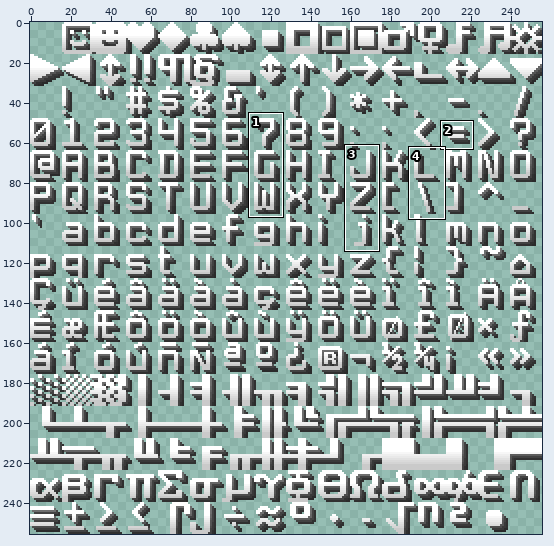
Edited in one commit: sprite sheet (out/Badlion Text Shadow/assets/minecraft/font/ascii.png). The picture above shows the old version from afar; the outline marks the close-up.
Close-up. Before the commit:
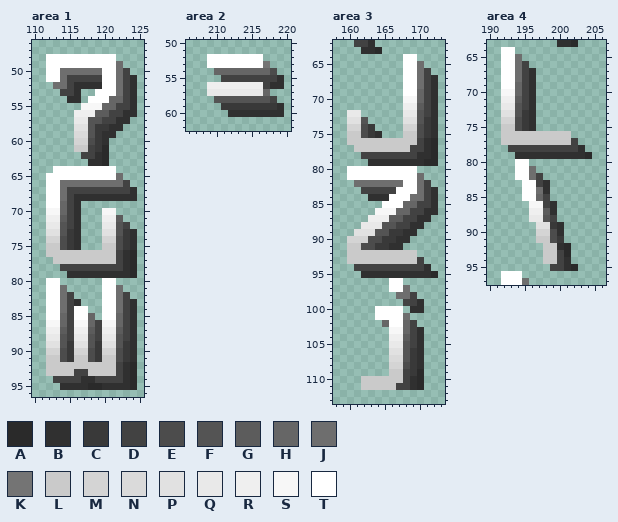
The file is 256x256 pixels. Pixels under 10% opacity are left out. Colours within 5 levels of each other are drawn and written as one. Shown: area 1: x 110..125, y 46..96; area 2: x 206..220, y 50..62; area 3: x 158..173, y 62..113; area 4: x 190..206, y 63..97. The commit also changed other parts of the picture, which this record leaves out.
Palette (. is transparent): A #2a2a2a  B #303030  C #393939  D #424242  E #4c4c4c  F #545454  G #5c5c5c  H #666666  J #6e6e6e  K #747474  L #cacaca  M #d4d4d4  N #dadada  P #e1e1e1  Q #e9e9e9  R #efefef  S #f7f7f7  T #ffffff
Pixels before, area 1, first column x 112:
48 TTTTTTTTTT...
49 TTTTTTTTTTJ..
50 TTJJJJJJTTJD.
51 TTJDDDDDTTJDB
52 .JJDBBBBTTJDB
53 ..DDB..TTTJDB
54 ...BB.TTTHHDB
55 .....SSSHHDDB
56 ....RRRGGDDBB
57 ....QQFFDDBB.
58 ....PPFCCBB..
59 ....NNFCBB...
60 ....MMECB....
61 ....LLDCA....
62 .....DDBA....
63 ......BBA....
64 .TTTTTTTTT...
65 TTTTTTTTTTJ..
66 TTJJJJJJJJJD.
67 TTJDDDDDDDDDB
68 TTJDBBBBBBBBB
69 TTHDB........
70 SSHDB...SS...
71 RRGDB...RRG..
72 QQFDB...QQFD.
73 PPFCB...PPFCB
74 MMECB...MMECB
75 LLECB...LLECB
76 LLLLLLLLLLDBA
77 .LLLLLLLLLDBA
78 ..DDDDDDDDDBA
79 ...BBBBBBBBBA
80 TT......TT...
81 TTJ.....TTJ..
82 TTJD....TTJD.
83 TTJDB...TTJDB
84 TTJDTT..TTJDB
85 TTHDTTH.TTHDB
86 SSHDSSHDSSHDB
87 RRGDRRGDRRGDB
88 QQFDQQFDQQFDB
89 PPFCPPFCPPFCB
90 MMECMMECMMECB
91 LLECLLECLLECB
92 LLLLLLLLLLDBA
93 LLLLDDLLLLDBA
94 .DDDDBBDDDDBA
95 ..BBBBAABBBBA
Pixels before, area 2, first column x 209:
52 TTTTTTTT...
53 TTTTTTTTK..
54 .HHHHHHHHE.
55 ..DDDDDDDDB
56 RRRRRRRRDBB
57 QQQQQQQQH..
58 .FFFFFFFFD.
59 ..CCCCCCCCB
60 ...BBBBBBBB
Pixels before, area 3, first column x 160:
 62 .DDB.........
 63 ..BBA........
 64 ........TT...
 65 ........TTJ..
 66 ........TTJD.
 67 ........TTJDB
 68 ........TTJDB
 69 ........TTHDB
 70 ........SSHDB
 71 ........RRGDB
 72 QQ......QQFDB
 73 PPF.....PPFCB
 74 MMEC....MMECB
 75 LLECB...LLECB
 76 LLLLLLLLLLDBA
 77 .LLLLLLLLDDBA
 78 ..DDDDDDDDBBA
 79 ...BBBBBBBBAA
 80 TTTTTTTTTT...
 81 TTTTTTTTTTJ..
 82 .JJJJJJJTTJD.
 83 ..DDDDDTTTJDB
 84 ...BBBTTTJJDB
 85 .....TTTHHDDB
 86 ....SSSHHDDBB
 87 ...RRRGGDDBB.
 88 ..QQQFFDDBB..
 89 .PPPFFCCBB...
 90 MMMEECCBB....
 91 LLEECCBB.....
 92 LLLLLLLLLL...
 93 LLLLLLLLLLD..
 94 .DDDDDDDDDDB.
 95 ..BBBBBBBBBBA
 96 ......TT.....
 97 ......TTJ....
 98 .......JJD...
 99 ........DDB..
100 ....TTTT.BB..
101 ....TTTTJ....
102 .....HTTHD...
103 ......SSHDB..
104 ......RRGDB..
105 ......QQFDB..
106 ......PPFCB..
107 ......NNFCB..
108 ......MMECB..
109 ......LLDCA..
110 ..LLLLLLDBA..
111 ..LLLLLDDBA..
Pixels before, area 4, first column x 192:
63 ........BBA..
64 TT...........
65 TTJ..........
66 TTJD.........
67 TTJDB........
68 TTJDB........
69 TTHDB........
70 SSHDB........
71 RRGDB........
72 QQFDB........
73 PPFCB........
74 MMECB........
75 LLECB........
76 LLLLLLLLLL...
77 LLLLLLLLLLD..
78 .DDDDDDDDDDB.
79 ..BBBBBBBBBBA
80 ..TT.........
81 ..TTJ........
82 ..TTJD.......
83 ...TTDB......
84 ...TTJB......
85 ...TTHD......
86 ....SSDB.....
87 ....RRGB.....
88 ....QQFD.....
89 .....PPCB....
90 .....MMEB....
91 .....LLEC....
92 ......LLBA...
93 ......LLDA...
94 ......LLDB...
95 .......DDBA..
96 TTT..........
97 TTTJ.........
After:
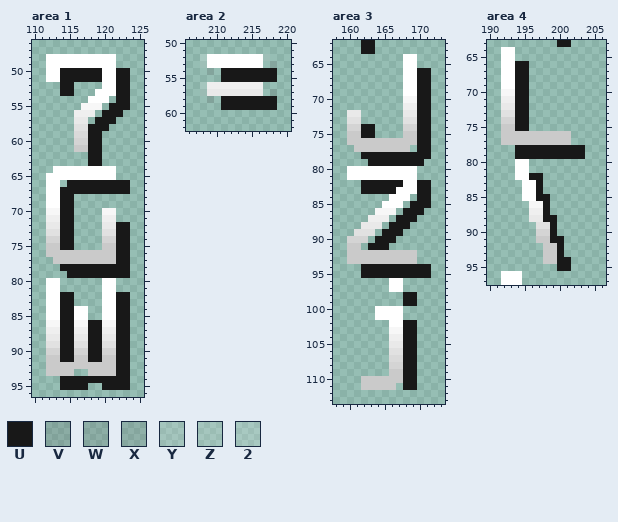
Colours new in this view: U #181818  V #5757572c  W #6161612c  X #6c6c6c2c  Y #e9e9e92c  Z #efefef2c  2 #ffffff2c
Changes in this commit:
Changed rows in their new state; - is an unchanged pixel.
Area 1:
first column x 113:
49 ---------.--
50 -UUUUUU--UU-
51 -UUUUUU--UU.
52 .UU....--UU.
53 -UU.-----UU.
54 --..----.UU.
55 -------.UUU.
56 ------.UUU..
57 -----.UUU..-
58 -----UUU..--
59 -----UU..---
60 -----UU.----
61 -----UU.----
62 ----.UU.----
63 -----UU.----
65 ---------.--
66 -.UUUUUUUUU-
67 -UUUUUUUUUU.
68 -UU.........
69 -UU.--------
70 -UU.--------
71 -UU.-----.--
72 -UU.-----UU-
73 -UU.-----UU.
74 -UU.-----UU.
75 -UU.-----UU.
76 ---------UU.
77 ---------UU.
78 -UUUUUUUUUU.
79 --UUUUUUUUU.
81 -.-------.--
82 -UU------UU-
83 -UU.-----UU.
84 -UU------UU.
85 -UU--.---UU.
86 -UU--UU--UU.
87 -UU--UU--UU.
88 -UU--UU--UU.
89 -UU--UU--UU.
90 -UU--UU--UU.
91 -UU--UU--UU.
92 ---------UU.
93 ---..----UU.
94 .UUUUUUUUUU.
95 -UUUU..UUUU.
Area 2:
first column x 208:
52 2--------2--
53 2--------.X-
54 -W.UUUUUUUU-
55 ---UUUUUUUU.
56 Z--------...
57 Y--------.V-
58 -V.UUUUUUUU-
59 ---UUUUUUUU.
60 ----........
Area 3:
first column x 161:
 62 .UU---------
 63 -UU.--------
 65 ---------.--
 66 ---------UU-
 67 ---------UU.
 68 ---------UU.
 69 ---------UU.
 70 ---------UU.
 71 ---------UU.
 72 ---------UU.
 73 -.-------UU.
 74 -UU------UU.
 75 -UU.-----UU.
 76 ---------UU.
 77 --------.UU.
 78 -UUUUUUUUUU.
 79 --UUUUUUUU..
 81 ---------.--
 82 .UUUUUU--UU-
 83 -UUUUU---UU.
 84 --...---.UU.
 85 -------.UUU.
 86 ------.UUU..
 87 -----.UUU..-
 88 ----.UUU..--
 89 ---.UUU..---
 90 --.UUU..----
 91 -.UUU..-----
 93 ---------.--
 94 .UUUUUUUUUU-
 95 -UUUUUUUUUU.
 97 -------.----
 98 ------.UU---
 99 -------UU.--
100 --------..--
101 -------.----
102 ----.--UU---
103 -------UU.--
104 -------UU.--
105 -------UU.--
106 -------UU.--
107 -------UU.--
108 -------UU.--
109 -------UU.--
110 -------UU.--
111 ------.UU.--
Area 4:
first column x 193:
63 -------UU.--
65 -.----------
66 -UU---------
67 -UU.--------
68 -UU.--------
69 -UU.--------
70 -UU.--------
71 -UU.--------
72 -UU.--------
73 -UU.--------
74 -UU.--------
75 -UU.--------
77 ---------.--
78 .UUUUUUUUUU-
79 -UUUUUUUUUU.
81 ---.--------
82 ---UU-------
83 ----U.------
84 ----U.------
85 ----UU------
86 -----U.-----
87 -----U.-----
88 -----UU-----
89 ------U.----
90 ------U.----
91 ------UU----
92 -------U.---
93 -------U.---
94 -------UU---
95 ------.UU.--
97 --.---------
